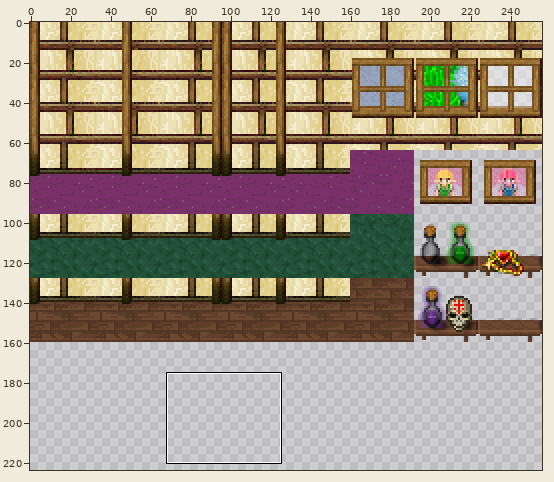
File history of a sprite sheet, tmwdata/graphics/tiles/cabana_in_fada.png. Above, an overview of the earlier version with the close-up marked.
Close-up. Before the commit:
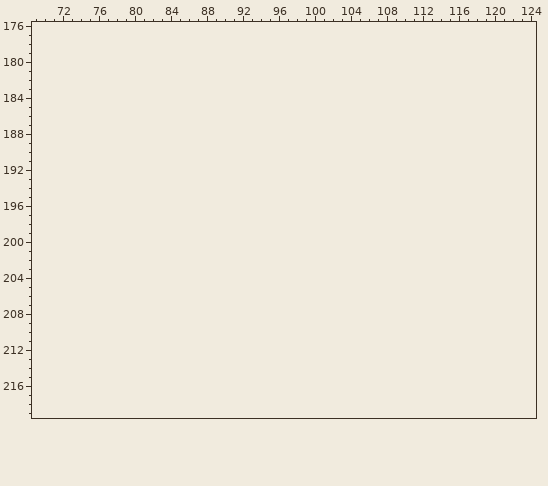
The file is 256x160 pixels. Pixels under 10% opacity are left out. Colours within 5 levels of each other are drawn and written as one. Shown: x 69..124, y 176..219. The old version is drawn lined up with the new one, on the new canvas. The commit also changed other parts of the picture, which this record leaves out.
Now the later version:
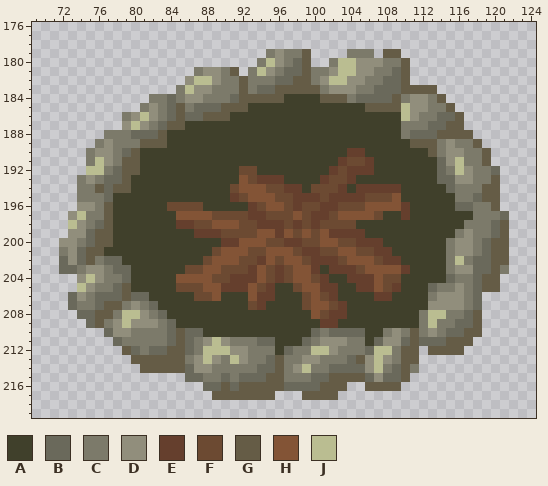
Palette (. is transparent): A #40402b  B #6a695b  C #7c7a6a  D #918e7c  E #653f2d  F #6c4a32  G #655c46  H #835436  J #babd91
Difference:
canvas 256x160 -> 256x224
@@ x 69..124 @@
 178 ........................................................
-179 ........................................................
-180 ........................................................
-181 ........................................................
-182 ........................................................
-183 ........................................................
-184 ........................................................
-185 ........................................................
-186 ........................................................
-187 ........................................................
-188 ........................................................
-189 ........................................................
-190 ........................................................
-191 ........................................................
-192 ........................................................
-193 ........................................................
-194 ........................................................
-195 ........................................................
-196 ........................................................
-197 ........................................................
-198 ........................................................
-199 ........................................................
-200 ........................................................
-201 ........................................................
-202 ........................................................
-203 ........................................................
-204 ........................................................
-205 ........................................................
-206 ........................................................
-207 ........................................................
-208 ........................................................
-209 ........................................................
-210 ........................................................
-211 ........................................................
-212 ........................................................
-213 ........................................................
-214 ........................................................
-215 ........................................................
-216 ........................................................
-217 ........................................................
+179 ..........................CDCCG....CCC.GG...............
+180 .........................CJDCBG..CJJDDDCCG..............
+181 ..................CDDCG.CJDCBBGCCDJJDDCCBG..............
+182 .................DJJDCCGCCCBBGGCDJJDDCCBBG..............
+183 ................CJDDCCCGCBBGGGGGCDDDCCBBBGGGG...........
+184 .............CCBCDDCCCBGGGGGAAAAGGGCBBBBGCDDCG..........
+185 ............CDCBGCBBBGGGAAAAAAAAAAAAAGGGGJDDCCG.........
+186 ..........CDJDCBGBBGGGAAAAAAAAAAAAAAAAAAAJDCCBBG........
+187 ..........DJDCBGGAAAAAAAAAAAAAAAAAAAAAAAACCCBBGG........
+188 ........CCCBBBGAAAAAAAAAAAAAAAAAAAAAAAAAACBBBGGGG.......
+189 .......CDCCCGGGAAAAAAAAAAAAAAAAAAAAAAAAAAAGGGCDCCG......
+190 ......CDDCBGAAAAAAAAAAAAAAAAAAAAAAAEEAAAAAAAGCDDCCG.....
+191 ......CJDCGGAAAAAAAAAAAAAAAAAAAAAAEFFEAAAAAAABDJCCG.....
+192 ......JJCBGGAAAAAAAAAAAFFAAAAAAAAEFEEEAAAAAAABCJDCCB....
+193 .....CDCBBGAAAAAAAAAAAAHFEEEAAAAEFFEAAAAAAAAABBDDCCG....
+194 .....CCGBGGAAAAAAAAAAAFHHHFFEEAFFFEAEEEEEAAAAABCCCGG....
+195 .....CCCBAAAAAAAAAAAAAEFHHHFFEEEFEEEEFFFHAAAAAACCBGG....
+196 .....DDCGAAAAAAFFFFAAAAAEFHHFEFFEEFFFHHHHEAAAAABBCCG....
+197 ....DJCCGAAAAAAAHHHHFFFFEEFFFHFEEFHHHHFAAEAAAAAAACCCB...
+198 ....JDCBGAAAAAAAEEFFHHHFFEEEFEFEFFFFAAAAAAAAAAAACCCBG...
+199 ....DDBGGAAAAAAAAAEEEFFFFHHEHFHFHEEEEAAAAAAAAAACDCCBG...
+200 ...DDCBGGAAAAAAAAAAAAEEHHHFFEEFFHHFFEEEAAAAAAACDDCBGG...
+201 ...CDBGGAAAAAAAAAAAAFHHHFFHHHFEEFFHHFFEEAAAAAACDDCBGG...
+202 ...BDBGCBBAAAAAAAAAFHHHFFEHFHHFEEEFHHHFEEAAAAACJCBBGG...
+203 ...BBCDDCBBAAAAAAFFHHFFFEHFEFHHEAEEEFHHHHEAAAACDDBBGC...
+204 .....DJDCCBAAAAAHHHHFFEEEHFEFHHFEAAEEEHFFAAAAABCCBGG....
+205 .....JDCCBGAAAAAFFFHHEEEHFEAAFHHEEAAEEHFEAAABCCDCBGG....
+206 ....BDCBBBGBBAAAAAFFHAAAHEEAAAFHFEAAAAEEAAAACDDDCB......
+207 ....BCCBGGCDCBAAAAAAAAAAFEAAAAFHHFEAAAAAAAAADDDDCB......
+208 .....BBGGCJJDCBAAAAAAAAAAAAAAAAHFEEAAAAAAAACJJCCBG......
+209 ......BGCDJDDDCBAAAAAAAAAAAAAAAAEEAAAAAAAAACJCCBBG......
+210 ........BDDCCCCBGBBAAAAAAAAAAAABCBBBBAACDCGCDCBBGG......
+211 .........BCCCCCBGBCDJDCCCBBAAABCDDDCCABDDBGBBBGGG.......
+212 ..........GBCBBGGBCJJJDDCCCABCCJJDCCCBJJCGG.GGGG........
+213 ...........GGGGGGCDJDCJDCCBGCCDDCCCBGDJDCGG.............
+214 ............GGGGGBDDCCCCCBBGCDJCCBBBBDJCBGC.............
+215 .................BBCCBCBBBGGCCCBBGGGGBDBBG..............
+216 ...................BBGBGGGGGBBBBGGG..GGGG...............
+217 ....................GGGGGGG...GGGG......................
 218 ........................................................
